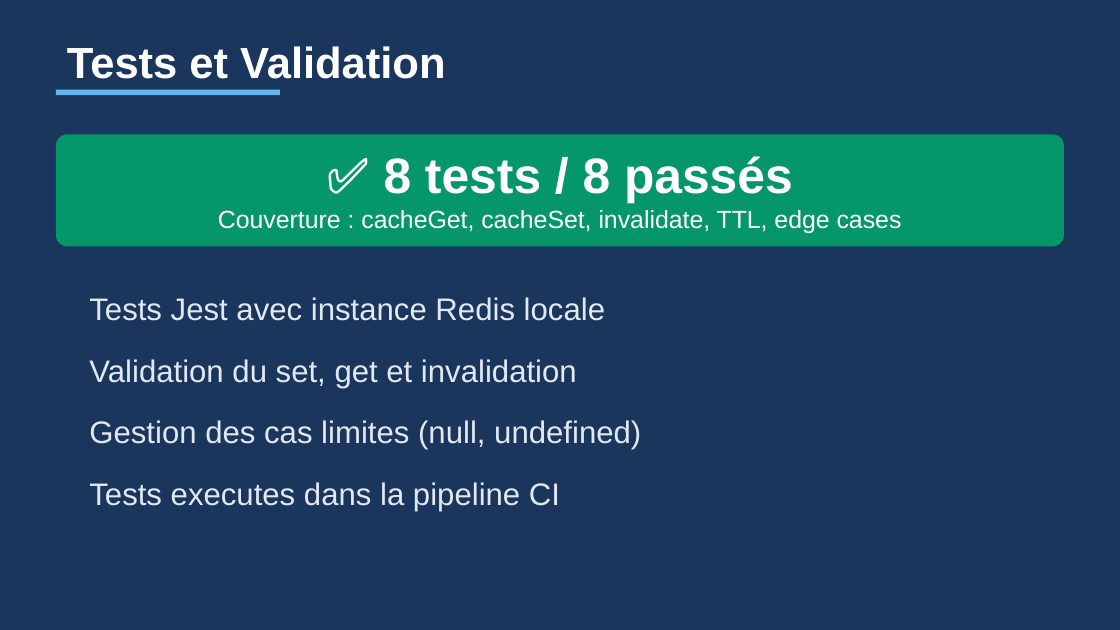
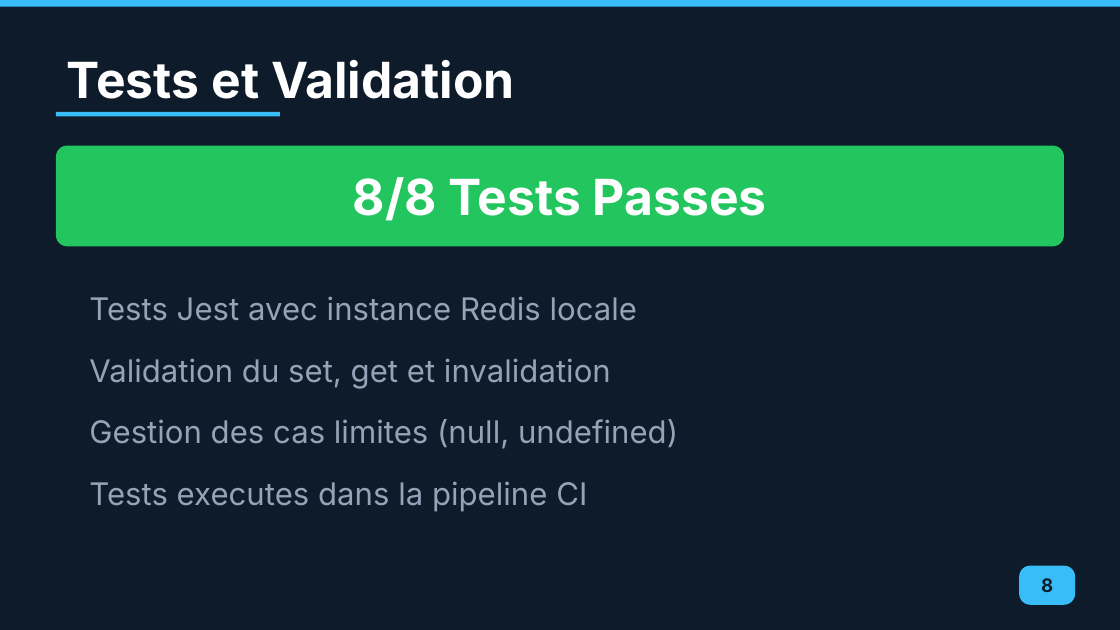
Before and after one commit to Zeinot/marketplace-saas, a slide deck: slide 8 of output/Presentation_Cache_Redis.pptx. Drawn at 1120x630 pixels with LibreOffice and Linux fonts; fonts in the diff are those of the drawing. Boxes give left, top, right and bottom in pixels: in the first picture for what was removed or moved away, otherwise in the second. Text is boxed around its words. In the diff, an @@ line names an element or a change of style, - is before the commit and + after.

```diff
--- a/output/Presentation_Cache_Redis.pptx
+++ b/output/Presentation_Cache_Redis.pptx
@@ background #1A365D to #0D1B2A @@
@@ rectangle added at [0,0,1120,7], fill #38BDF8 @@
@@ text "Tests et Validation": place and size @@
-text "Tests et Validation" at [67,46,445,79]
+text "Tests et Validation" at [67,60,514,99]
@@ text "Tests et Validation" at [67,60,514,99]: size 28 to 32 pt, font Arial to Inter @@
@@ rectangle: place and size @@
-rectangle at [56,90,280,95]
+rectangle at [56,112,280,116]
@@ rectangle at [56,112,280,116]: fill #63B3ED to #38BDF8 @@
@@ rounded rectangle: place and size @@
-rounded rectangle at [56,134,1064,246]
+rounded rectangle at [56,146,1064,246]
@@ rounded rectangle at [56,146,1064,246]: fill #059669 to #22C55E; proportions changed @@
@@ text at [353,177,767,221]: text changed; font Arial to Inter @@
-✅ 8 tests / 8 passés
+8/8 Tests Passes
@@ text removed at [218,210,902,233] @@
-Couverture : cacheGet, cacheSet, invalidate, TTL, edge cases
@@ font Arial to Inter, text colour #E2E8F0 to #94A3B8 in 4 elements at [89,296,637,321], [89,358,611,389], [89,419,678,449], [89,481,587,512] @@
@@ rounded rectangle added at [1019,566,1075,605], fill #38BDF8 @@
@@ text added at [1041,578,1053,592], 12 pt, text #0D1B2A, bold @@
+8
```
Also in this commit, not shown: 9 other slides changed, 13 other files.
